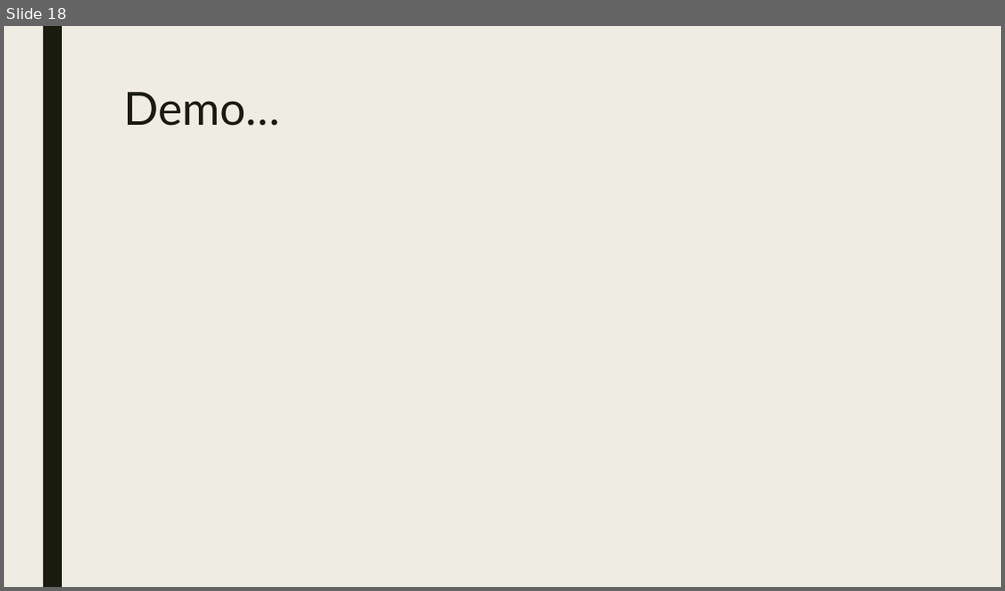
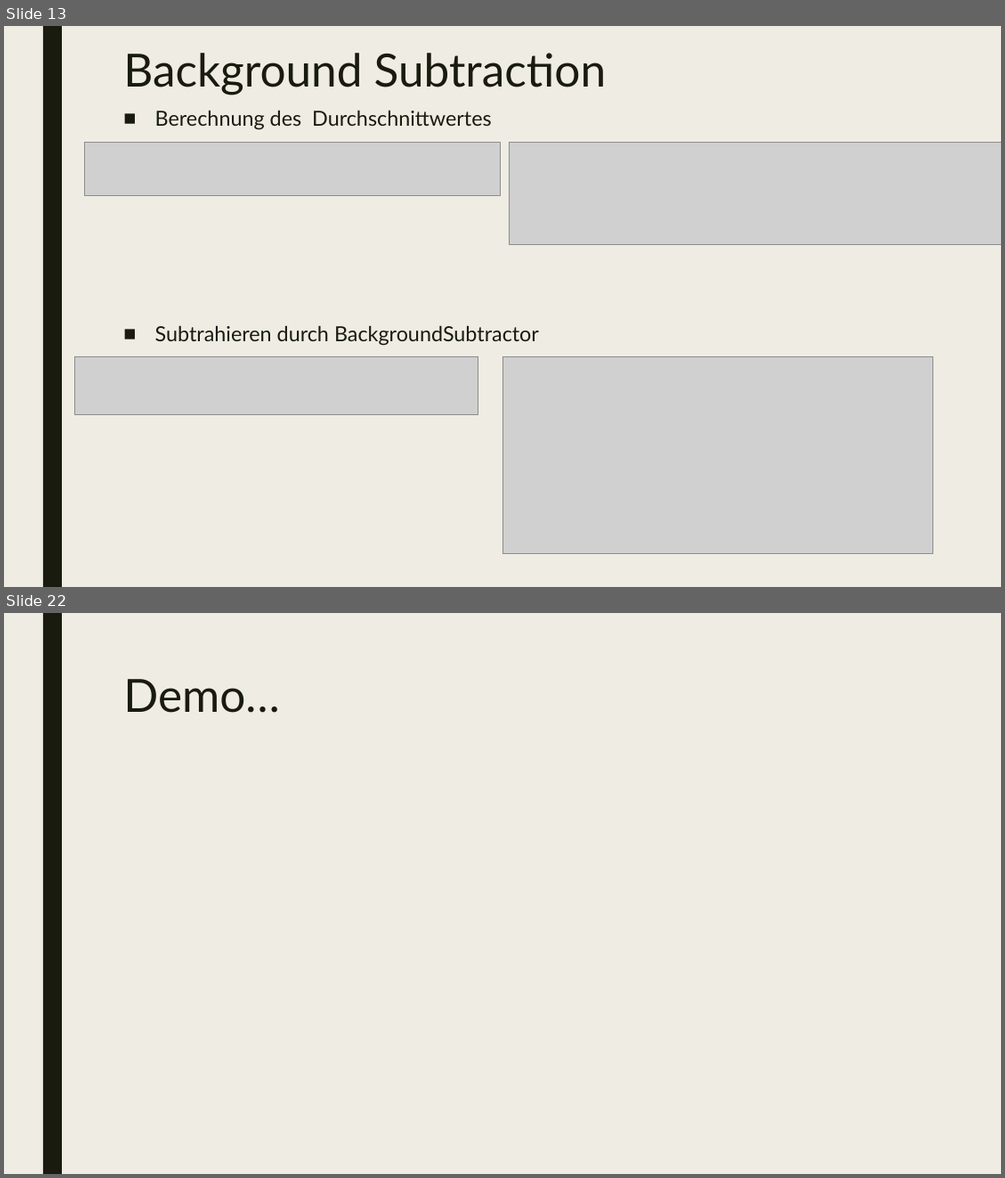
Before and after one commit to uol-mediaprocessing-201920/group-projects-hand-gesture, a slide deck: gesture_recognition.pptx. Shown one above the other, each under a label of ours: slide 18 before the commit, slides 13 and 22 after it; the slides between them are not shown. The pictures are 1005x591 and 1005x1178 pixels, drawn with LibreOffice and Linux fonts; fonts in the diff are those of the drawing; grey boxes stand for pictures. Boxes give left, top, right and bottom in pixels: in the first picture for what was removed or moved away, otherwise in the second. Text is boxed around its words. In the diff, an @@ line names an element or a change of style, - is before the commit and + after.

```diff
--- a/gesture_recognition.pptx
+++ b/gesture_recognition.pptx
@@ slide 13 added at [4, 26, 1001, 587], background #EFEDE3; not listed: 1 template element that a slide beside it also shows @@
@@ title added at [123, 53, 606, 95], 44 pt, text #191B0E @@
+Background Subtraction
@@ text added at [155, 110, 539, 346], 20 pt, text #191B0E @@
+■ Berechnung des Durchschnittwertes
+■ Subtrahieren durch BackgroundSubtractor
@@ picture added at [85, 142, 500, 196] @@
@@ picture added at [509, 142, 1001, 244] @@
@@ picture added at [75, 356, 479, 415] @@
@@ picture added at [502, 356, 933, 554] @@
@@ what was slide 18 is now slide 22 @@
```
Also in this commit, not shown: 11 slides changed, 9 other slides added, 6 slides removed.
